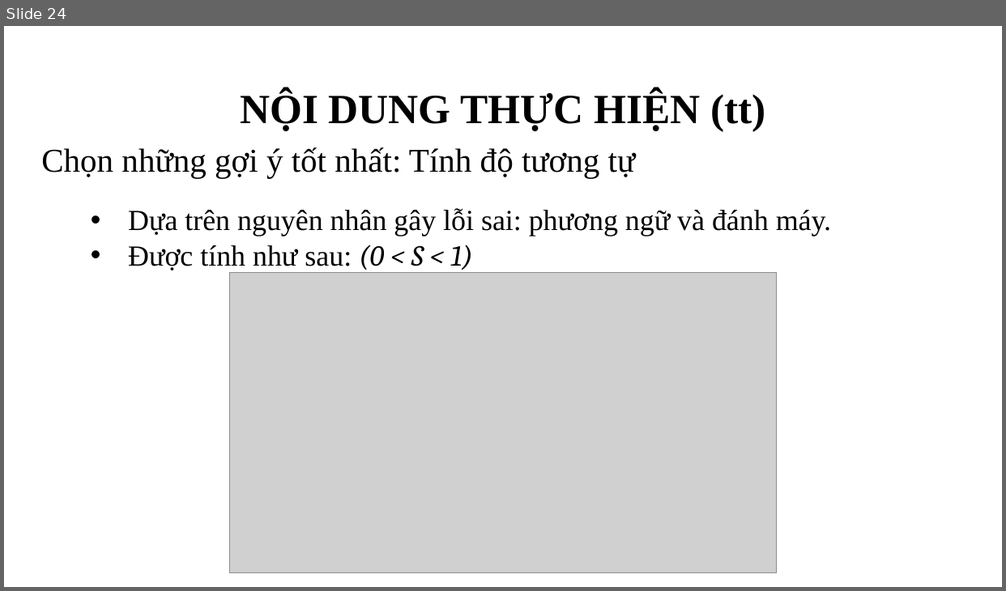
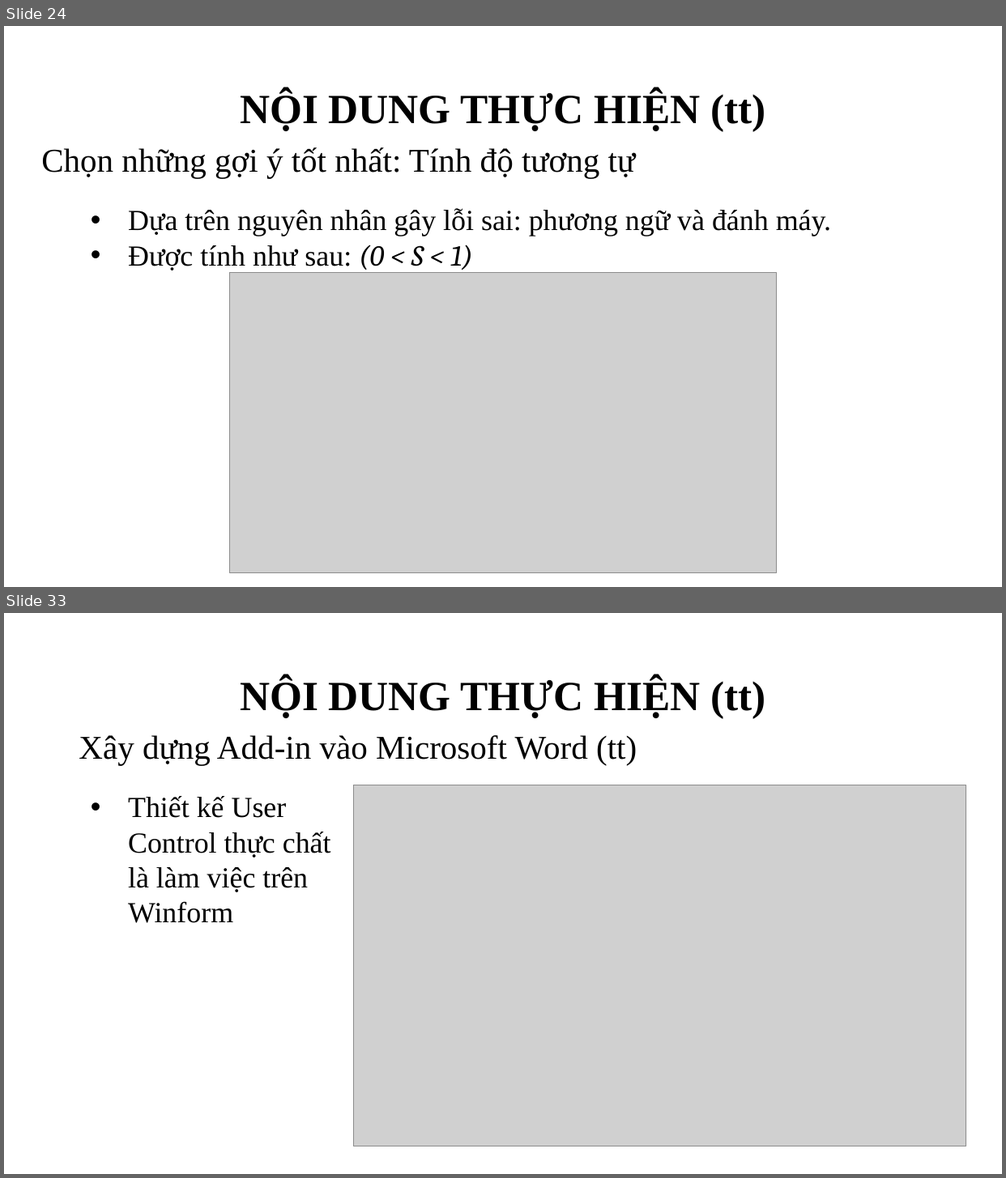
Before and after one commit to thanle95/Thesis_VietnameseCheckingSpelling, a slide deck: present.pptx. Shown one above the other, each under a label of ours: slide 24 before the commit, slides 24 and 33 after it; the slides between them are not shown. The pictures are 1006x591 and 1006x1178 pixels, drawn with LibreOffice and Linux fonts; fonts in the diff are those of the drawing; grey boxes stand for pictures; background and template pictures are left out. Boxes give left, top, right and bottom in pixels: in the first picture for what was removed or moved away, otherwise in the second. Text is boxed around its words. In the diff, an @@ line names an element or a change of style, - is before the commit and + after.

```diff
--- a/present.pptx
+++ b/present.pptx
@@ slide 33 added at (4,613,1002,1174), background picture (left out) @@
@@ title added at (240,678,765,719), 40 pt, text #000000, bold @@
+NỘI DUNG THỰC HIỆN (tt)
@@ text added at (79,735,637,765), 32 pt, text #000000 @@
+  Xây dựng Add-in vào Microsoft Word (tt)
@@ text added at (128,796,331,923), 28 pt, text #000000 @@
+• Thiết kế User Control thực chất là làm việc trên Winform
@@ picture added at (354,786,966,1147) @@
```
Also in this commit, not shown: 10 slides changed, 13 other slides added, 1 slide removed, 2 other files.
